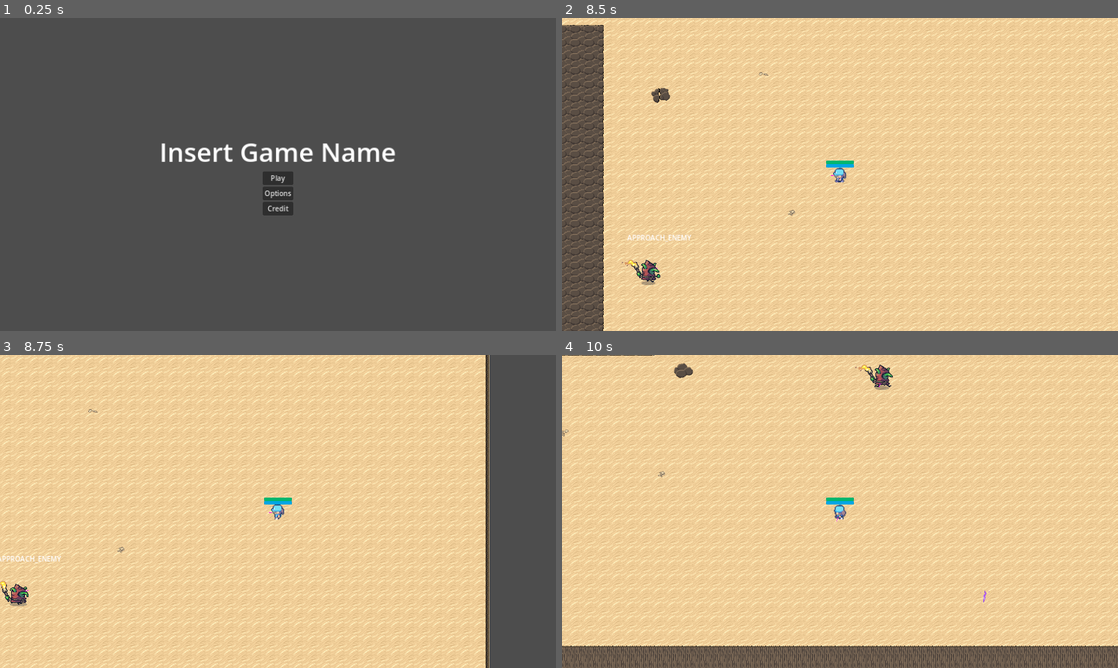
Above: before the commit, frames 1-4 (two rows, left to right).
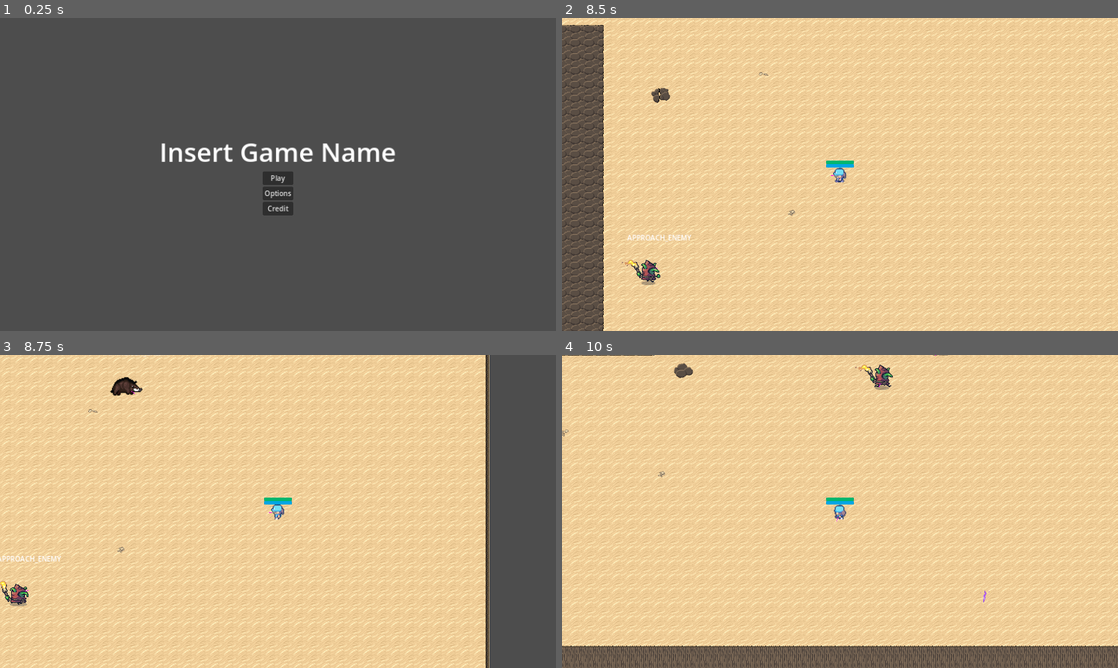
Above: after the commit, the same moments.

Repository: GDTV-Game-Jam-2024/GDTV
Game: Godot game, scene res://Scenes/main_menu.tscn
The game is run twice, just before and just after one commit, with the same random seed, the same clock (stepped at 60 frames per second) and the same inputs. The engine's default icon, where the game draws it, is replaced by a stand-in: a white triangle on a blue panel in a dark square.
Inputs (mouse positions are in pixels of both pictures, inside the frame that each line leads up to):
- Up to frame 1 (0.25 s): no input
- Up to frame 2 (8.5 s): click "Play" at 0.5 s; tap Enter at 1.25 s; move the mouse to (962, 158) at 1.27 s; hold Right (ui_right) 1.28-2.03 s; hold Mouse wheel down (scrollDOWN) 1.28-2.03 s; move the mouse to (728, 190) at 2.02 s; hold Down (ui_down) 2.03-2.78 s; tap Mouse wheel up (scrollUP) at 2.1 s; move the mouse to (895, 105) at 2.77 s; press the mouse at (895, 105) at 2.78 s; hold Right (ui_right) 2.78-3.53 s; move the mouse to (812, 237) at 3.52 s; release the mouse at (812, 237) at 3.53 s; hold Up (ui_up) 3.53-4.28 s; tap 1 (wand1) at 3.6 s; move the mouse to (1006, 221) at 4.27 s; hold Left (ui_left) 4.28-5.78 s; tap 2 (wand2) at 4.35 s; move the mouse to (673, 127) at 5.02 s; tap 3 (wand3) at 5.1 s; move the mouse to (867, 174) at 5.77 s; hold Down (ui_down) 5.78-6.53 s; tap 4 (wand4) at 5.85 s; move the mouse to (756, 96) at 6.52 s; hold Right (ui_right) 6.53-7.28 s; tap 5 (wand5) at 6.6 s; move the mouse to (962, 158) at 7.27 s; hold Up (ui_up) 7.28-8.03 s; tap 6 (wand6) at 7.35 s; move the mouse to (728, 190) at 8.02 s; hold Right (ui_right) from 8.03 s (still down); tap Mouse wheel down (scrollDOWN) at 8.1 s
- Up to frame 3 (8.75 s): keep holding Right (ui_right)
- Up to frame 4 (10 s): move the mouse to (895, 442) at 8.77 s; release Right (ui_right) at 8.78 s; hold Down (ui_down) 8.78-9.53 s; hold Mouse wheel up (scrollUP) 8.78-9.53 s; move the mouse to (812, 574) at 9.52 s; hold Left (ui_left) from 9.53 s (still down); click (812, 574) at 9.6 s

Frames 1-2 are identical in both runs. In frame 3, 0.2% of the frame differs, in the area x 19-31%, y 0-14%; in frame 4, less than 0.1%.

Commit message:
boar added
charge type enemy

Diff:
--- /dev/null
+++ b/Scenes/Entities/Boar.gd
@@ -0,0 +1,7 @@
+extends NPC
+
+func _process(delta):
+	if canAttackMelee:
+		$AnimatedSprite2D.play("move",2)
+	else:
+		$AnimatedSprite2D.play("attack",1)
--- /dev/null
+++ b/Scenes/Entities/Boar.tscn
@@ -0,0 +1,121 @@
+[gd_scene load_steps=19 format=3 uid="uid://dem2m10r24v8"]
+
+[ext_resource type="PackedScene" uid="uid://djmvmje8k5mgm" path="res://Scenes/Entities/NPC.tscn" id="1_wpdvm"]
+[ext_resource type="Script" path="res://Scenes/Entities/Boar.gd" id="2_1jwpf"]
+[ext_resource type="Texture2D" uid="uid://dusg8eut1h1x3" path="res://Sprites/Boar_Attack.png" id="2_w8ia3"]
+[ext_resource type="Texture2D" uid="uid://7ta3pb4gl7tn" path="res://Sprites/Boar_Move.png" id="3_ntbpn"]
+[ext_resource type="PackedScene" uid="uid://dhqb05n80ug84" path="res://Scenes/Weapons/wand_basic.tscn" id="3_ptpk7"]
+
+[sub_resource type="AtlasTexture" id="AtlasTexture_sw5hp"]
+atlas = ExtResource("2_w8ia3")
+region = Rect2(0, 256, 128, 128)
+
+[sub_resource type="AtlasTexture" id="AtlasTexture_msxjj"]
+atlas = ExtResource("2_w8ia3")
+region = Rect2(128, 256, 128, 128)
+
+[sub_resource type="AtlasTexture" id="AtlasTexture_vm5tw"]
+atlas = ExtResource("2_w8ia3")
+region = Rect2(256, 256, 128, 128)
+
+[sub_resource type="AtlasTexture" id="AtlasTexture_0p5sd"]
+atlas = ExtResource("2_w8ia3")
+region = Rect2(384, 256, 128, 128)
+
+[sub_resource type="AtlasTexture" id="AtlasTexture_a4jx7"]
+atlas = ExtResource("2_w8ia3")
+region = Rect2(512, 256, 128, 128)
+
+[sub_resource type="AtlasTexture" id="AtlasTexture_6f6pj"]
+atlas = ExtResource("2_w8ia3")
+region = Rect2(640, 256, 128, 128)
+
+[sub_resource type="AtlasTexture" id="AtlasTexture_wt8nu"]
+atlas = ExtResource("3_ntbpn")
+region = Rect2(0, 256, 128, 128)
+
+[sub_resource type="AtlasTexture" id="AtlasTexture_n8mc0"]
+atlas = ExtResource("3_ntbpn")
+region = Rect2(128, 256, 128, 128)
+
+[sub_resource type="AtlasTexture" id="AtlasTexture_7cf4y"]
+atlas = ExtResource("3_ntbpn")
+region = Rect2(256, 256, 128, 128)
+
+[sub_resource type="AtlasTexture" id="AtlasTexture_l1ybj"]
+atlas = ExtResource("3_ntbpn")
+region = Rect2(384, 256, 128, 128)
+
+[sub_resource type="AtlasTexture" id="AtlasTexture_cu4c3"]
+atlas = ExtResource("3_ntbpn")
+region = Rect2(512, 256, 128, 128)
+
+[sub_resource type="AtlasTexture" id="AtlasTexture_p46f0"]
+atlas = ExtResource("3_ntbpn")
+region = Rect2(640, 256, 128, 128)
+
+[sub_resource type="SpriteFrames" id="SpriteFrames_xbc3t"]
+animations = [{
+"frames": [{
+"duration": 1.0,
+"texture": SubResource("AtlasTexture_sw5hp")
+}, {
+"duration": 1.0,
+"texture": SubResource("AtlasTexture_msxjj")
+}, {
+"duration": 1.0,
+"texture": SubResource("AtlasTexture_vm5tw")
+}, {
+"duration": 1.0,
+"texture": SubResource("AtlasTexture_0p5sd")
+}, {
+"duration": 1.0,
+"texture": SubResource("AtlasTexture_a4jx7")
+}, {
+"duration": 1.0,
+"texture": SubResource("AtlasTexture_6f6pj")
+}],
+"loop": true,
+"name": &"attack",
+"speed": 6.0
+}, {
+"frames": [{
+"duration": 1.0,
+"texture": SubResource("AtlasTexture_wt8nu")
+}, {
+"duration": 1.0,
+"texture": SubResource("AtlasTexture_n8mc0")
+}, {
+"duration": 1.0,
+"texture": SubResource("AtlasTexture_7cf4y")
+}, {
+"duration": 1.0,
+"texture": SubResource("AtlasTexture_l1ybj")
+}, {
+"duration": 1.0,
+"texture": SubResource("AtlasTexture_cu4c3")
+}, {
+"duration": 1.0,
+"texture": SubResource("AtlasTexture_p46f0")
+}],
+"loop": true,
+"name": &"move",
+"speed": 6.0
+}]
+
+[node name="NPC" instance=ExtResource("1_wpdvm")]
+script = ExtResource("2_1jwpf")
+meleeAttackDamage = 25
+meleeAttackCooldown = 1.0
+meleeChargeHealthThreshold = 80
+meleeChargeSpeed = 500.0
+rangedWeapon = ExtResource("3_ptpk7")
+State_ATTACK_RANGE = false
+State_ATTACK_RANGE_SMART = false
+
+[node name="AnimatedSprite2D" parent="." index="1"]
+visible = true
+position = Vector2(0, -13)
+scale = Vector2(2, 2)
+sprite_frames = SubResource("SpriteFrames_xbc3t")
+animation = &"move"
--- a/Scenes/Entities/NPC.tscn
+++ b/Scenes/Entities/NPC.tscn
@@ -6,13 +6,13 @@
 [ext_resource type="Script" path="res://Scripts/AI.gd" id="3_utucg"]
 
 [sub_resource type="CircleShape2D" id="CircleShape2D_yl5l7"]
-radius = 24.0
+radius = 30.8058
 
 [sub_resource type="CircleShape2D" id="CircleShape2D_y0kkt"]
 radius = 700.0
 
 [sub_resource type="CircleShape2D" id="CircleShape2D_qrmbt"]
-radius = 38.0132
+radius = 63.3877
 
 [sub_resource type="CircleShape2D" id="CircleShape2D_rf83c"]
 radius = 424.01
--- a/Scenes/spawn_portal.gd
+++ b/Scenes/spawn_portal.gd
@@ -16,7 +16,7 @@
 var goblin : PackedScene = load("res://Scenes/Entities/Goblin.tscn") as PackedScene
 var skeletonArcher : PackedScene = load("res://Scenes/Entities/Skeleton_Archer.tscn") as PackedScene
 var giant : PackedScene = load("res://Scenes/Entities/Giant.tscn") as PackedScene
-
+var boar : PackedScene = load("res://Scenes/Entities/Boar.tscn") as PackedScene
 
 # allows initialization with coordinates
 func init(coordinates : Vector2) -> void:
@@ -37,11 +37,16 @@
 
 
 func _physics_process(delta : float) -> void:
+
+
 	if isAlive:
 		if summoningActive:
 			spawnTimer -= delta
-	else:
-		kill()
+		else:
+			health -= delta
+			if health<=0:
+				isAlive=false
+				kill()
 
 	if spawnTimer < 0:
 		spawnCycle()
@@ -66,6 +71,7 @@
 			spawnCounter += 5
 			spawn_enemy(skeletonArcher)
 			spawnCounter += 15
+			spawn_enemy(boar)
 	elif spawnPower < 100:
 		while spawnCounter < spawnPower:
 			spawn_enemy(goblin)
--- a/Scenes/spawn_portal.tscn
+++ b/Scenes/spawn_portal.tscn
@@ -942,6 +942,9 @@
 }
 point_count = 9
 
+[sub_resource type="CircleShape2D" id="CircleShape2D_vgy7l"]
+radius = 145.086
+
 [node name="spawn_portal" type="CharacterBody2D"]
 script = ExtResource("1_mf87n")
 
@@ -970,3 +973,9 @@
 [node name="PathFollow2D" type="PathFollow2D" parent="SummonPath"]
 position = Vector2(0, -75)
 rotation = 0.244979
+
+[node name="KillZone" type="Area2D" parent="."]
+editor_description = "Start damaging tower when in this zone"
+
+[node name="CollisionShape2D" type="CollisionShape2D" parent="KillZone"]
+shape = SubResource("CircleShape2D_vgy7l")
Not shown: 1 places in Scenes/spawn_portal.tscn that only renumber resources
Binary file added: Sprites/Boar_Attack.png
Not shown, added: Sprites/Boar_Attack.png.import
Binary file added: Sprites/Boar_Move.png
Not shown, added: Sprites/Boar_Move.png.import
